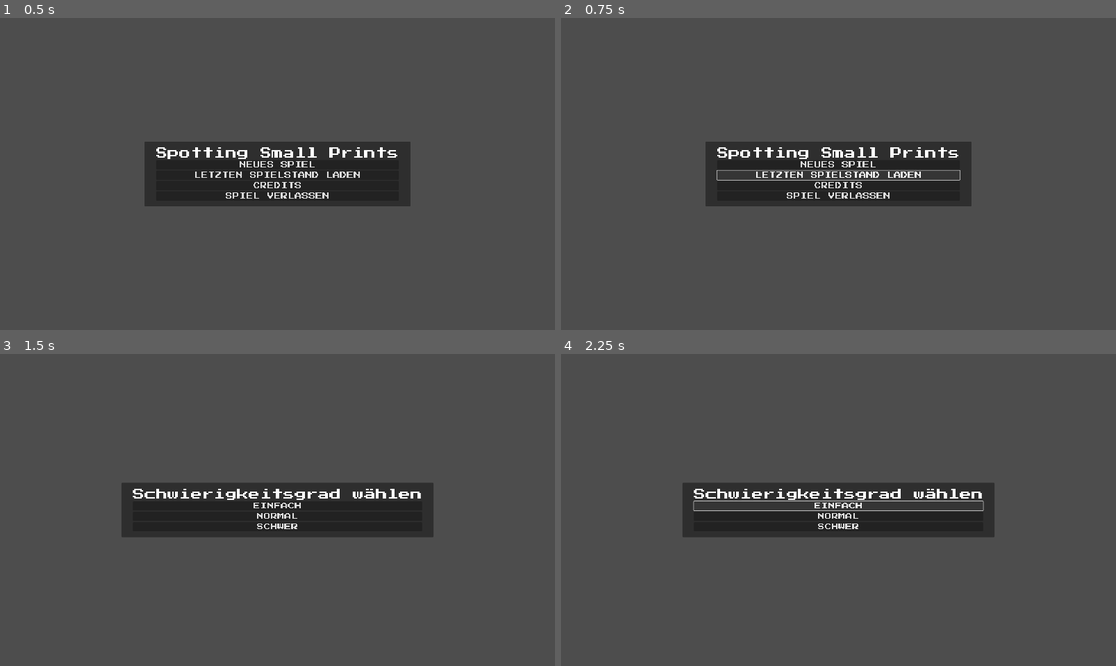
Above: before the commit, frames 1-4 (two rows, left to right).
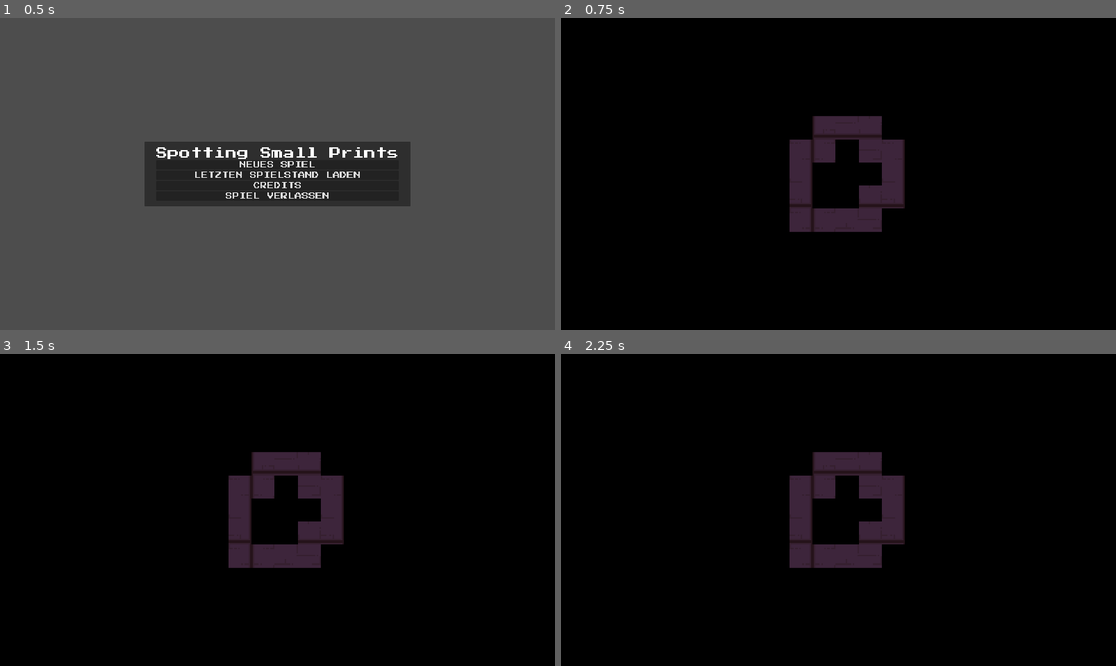
Above: after the commit, the same moments.

Repository: SWE-B5/SpottingSmallPrints
Game: Godot game, scene res://scenes/ui/start_menu.tscn
Same seed, same stepped clock (60 frames per second), same inputs: the game is played once before the commit and once after it. The project has no main scene, so this scene is started directly.
Inputs (mouse positions are in pixels of both pictures, inside the frame that each line leads up to):
- Up to frame 1 (0.5 s): no input
- Up to frame 2 (0.75 s): click "LETZTEN SPIELSTAND LADEN" at 0.5 s
- Up to frame 3 (1.5 s): click (277, 500) at 1.25 s, where only the run before the commit has a clickable "NEUES SPIEL"
- Up to frame 4 (2.25 s): click (838, 506) at 2 s, where only the run before the commit has a clickable "EINFACH"

Frame 1 is identical in both runs. In frame 2, 99% of the frame differs, in the area x 0-100%, y 0-100%; in frame 3, 99%; in frame 4, 99%.

Commit message:
fix(map): velocity reset

Diff:
--- a/scripts/player.gd
+++ b/scripts/player.gd
@@ -5,16 +5,18 @@
 enum MovementState { WALK, IDLE }
 
 @onready var anim = $AnimatedSprite2D
+@onready var follow_camera = $FollowCamera
 var direction: Direction = Direction.DOWN
 
 func _ready():
-	pass
+	follow_camera.zoom = Vector2(PlayerVariables.zoom_niveau, PlayerVariables.zoom_niveau)
 
 func _process(delta):
 	handle_movement_input()
 
 func handle_movement_input():
 	if PlayerVariables.immobile:
+		velocity = Vector2.ZERO
 		play_animation(MovementState.IDLE)
 		move_and_slide()
 		return
--- a/scripts/ui/start_menu.gd
+++ b/scripts/ui/start_menu.gd
@@ -1,4 +1,6 @@
 extends CanvasLayer
+
+var hub_scene = preload("res://scenes/level/hub.tscn").instantiate()
 
 @onready var start_menu = $StartMenu
 @onready var difficulty_selector = $DifficultySelector
@@ -14,13 +16,16 @@
 func _process(delta):
 	pass
 
+func spawn_to_hub():
+	get_tree().change_scene_to_file("res://scenes/level/hub.tscn")
+
 func _on_new_game_button_pressed():
 	start_menu.hide()
 	difficulty_selector.show()
 
 func _on_load_game_button_pressed():
-	pass # Replace with function body.
-
+	PlayerVariables.load_from_path(Constants.SAVE_PATH)
+	spawn_to_hub()
 
 func _on_credits_button_pressed():
 	credits.show()
@@ -31,12 +36,13 @@
 	get_tree().quit()
 
 func _on_easy_difficulty_button_pressed():
-	print("make easy game")
-
+	PlayerVariables.generate_easy_game()
+	spawn_to_hub()
 
 func _on_normal_difficulty_button_pressed():
-	print("make normal game")
-
+	PlayerVariables.generate_medium_game()
+	spawn_to_hub()
 
 func _on_hard_difficulty_button_pressed():
-	print("make hard game")
+	PlayerVariables.generate_hard_game()
+	spawn_to_hub()
--- a/store/player_variables.gd
+++ b/store/player_variables.gd
@@ -29,10 +29,33 @@
 	var file = FileAccess.open(path, FileAccess.WRITE)
 	file.store_line(jsonify())
 
+func generate_hard_game():
+	speed = 20
+	difficulty = Difficulty.HARD
+	max_lives = 1
+	current_lives = 1
+
+func generate_medium_game():
+	speed = 50
+	difficulty = Difficulty.NORMAL
+	max_lives = 2
+	current_lives = 2
+
+func generate_easy_game():
+	speed = 100
+	difficulty = Difficulty.EASY
+	max_lives = 3
+	current_lives = 3
+
+var max_lives: int = 3
+var current_lives: int = 3
+
 var speed: int = 40
 var active_camera: CameraTypes = CameraTypes.FOLLOW
 var difficulty: Difficulty = Difficulty.NORMAL
 var hp: float = Constants.START_HP
+
+# Je höher das Zoom Niveau ist desto mehr reingezoomt ist der Spieler
 var zoom_niveau: float = 5
 
 # heißt, alle Movement sind geblockt aber andere Projektile usw. bewegen sich trotzdem
Not shown: 1 places in scripts/ui/start_menu.tscn that only renumber resources
Not shown, added: scenes/ui/staFC9A.tmp
